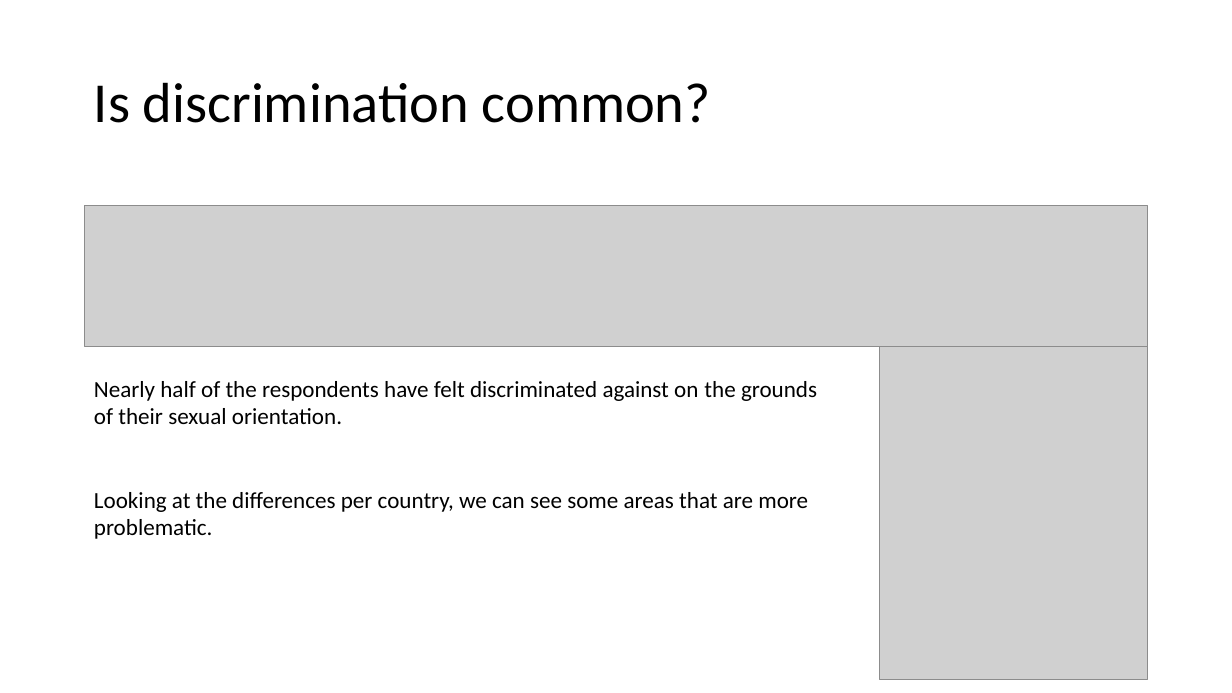
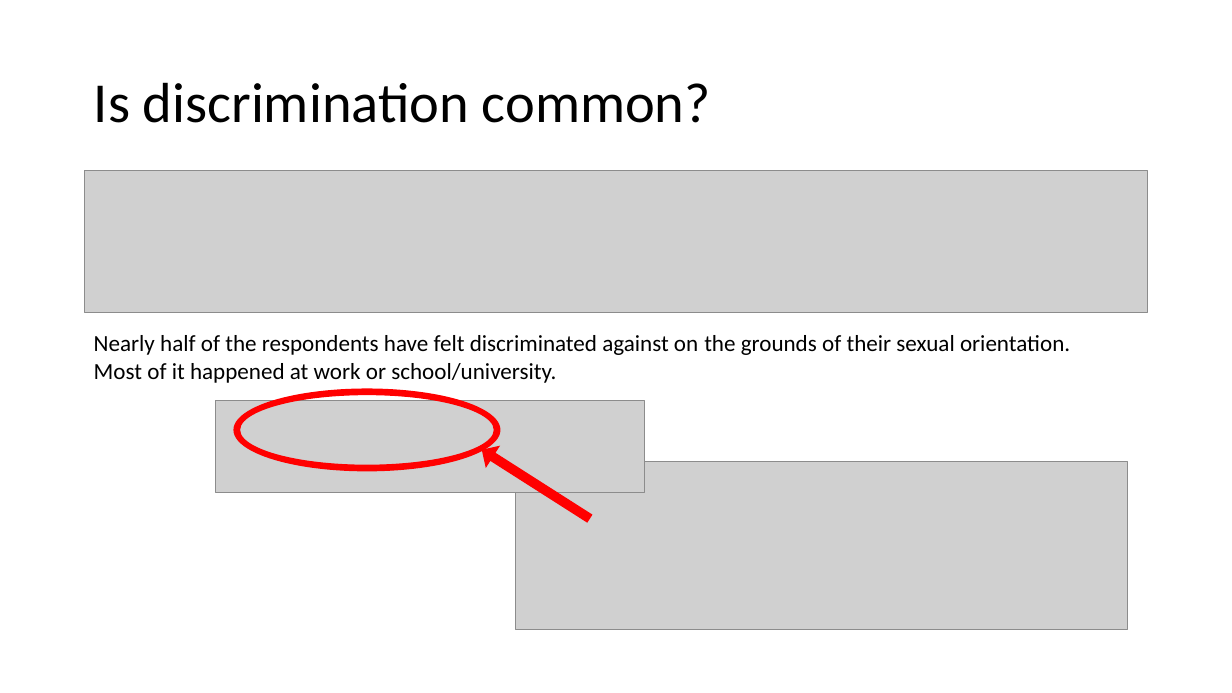
Before and after one commit to iamlex006/LexMidBootcampProj, a slide deck: slide 6 of QES Survey 20220210.pptx (slide 8 before the commit). Drawn at 1232x693 pixels with LibreOffice and Linux fonts; fonts in the diff are those of the drawing; grey boxes stand for pictures. Boxes give left, top, right and bottom in pixels: in the first picture for what was removed or moved away, otherwise in the second. Text is boxed around its words. In the diff, an @@ line names an element or a change of style, - is before the commit and + after.

```diff
--- a/QES Survey 20220210.pptx
+++ b/QES Survey 20220210.pptx
@@ picture: place and size @@
-picture at <box>85,205,1148,347</box>
+picture at <box>85,171,1148,312</box>
@@ text at <box>94,335,1070,383</box>: text changed @@
-Nearly half of the respondents have felt discriminated against on the grounds of their sexual orientation.
-Looking at the differences per country, we can see some areas that are more problematic.
+Nearly half of the respondents have felt discriminated against on the grounds of their sexual orientation. Most of it happened at work or school/university.
@@ picture removed at <box>880,347,1147,679</box> @@
@@ donut added at <box>234,389,500,470</box>, fill #FF0000, outline #FF0000 1 pt @@
@@ picture added at <box>216,401,645,493</box> @@
@@ left arrow added at <box>476,440,595,528</box>, fill #FF0000, outline #FF0000 1 pt @@
@@ picture added at <box>516,461,1128,629</box> @@
```
Also in this commit, not shown: 6 other slides changed, 3 slides removed, 2 other files.
